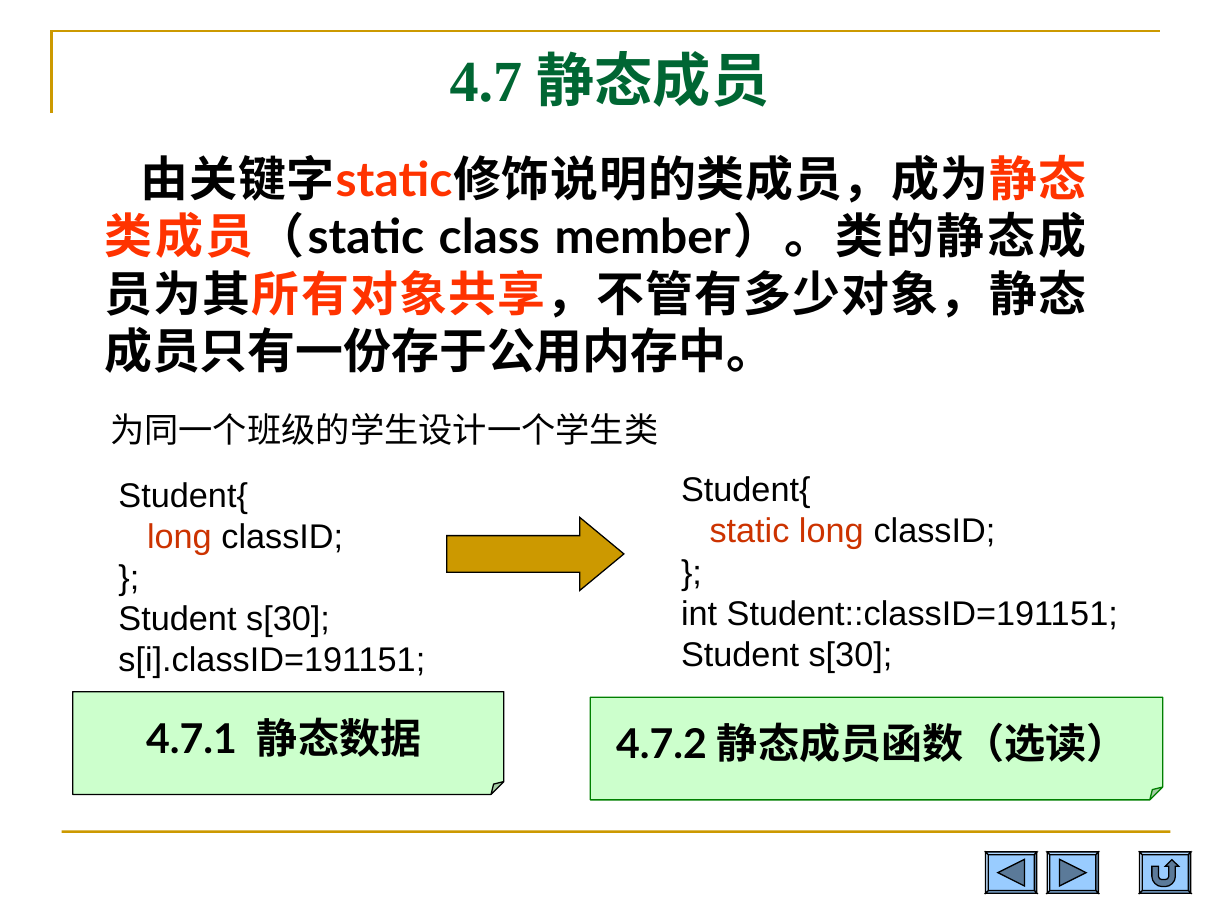
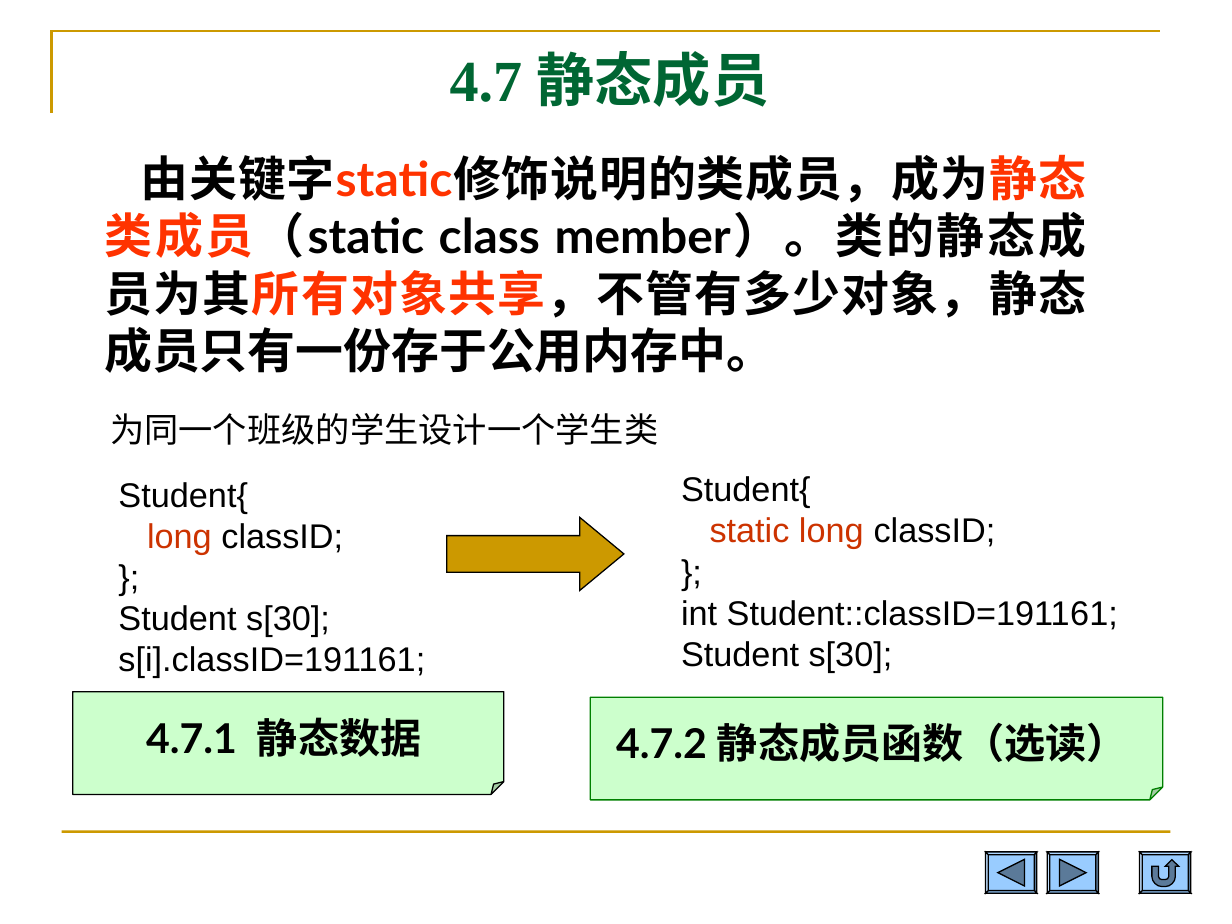
Before and after one commit to Changhe160/Changhe160.github.io, a slide deck: slide 58 of teachingRes/Cplusplus/unit04类与对象.ppt. Drawn at 1232x924 pixels with LibreOffice and Linux fonts; fonts in the diff are those of the drawing. Boxes give left, top, right and bottom in pixels: in the first picture for what was removed or moved away, otherwise in the second. Text is boxed around its words. In the diff, an @@ line names an element or a change of style, - is before the commit and + after.

```diff
--- a/teachingRes/Cplusplus/unit04类与对象.ppt
+++ b/teachingRes/Cplusplus/unit04类与对象.ppt
@@ text at (681, 600, 1118, 630): text changed @@
-int Student::classID=191151;
+int Student::classID=191161;
@@ text at (118, 646, 425, 678): text changed @@
-s[i].classID=191151;
+s[i].classID=191161;
```
Also in this commit, not shown: 3 other slides changed, 1 other file.
